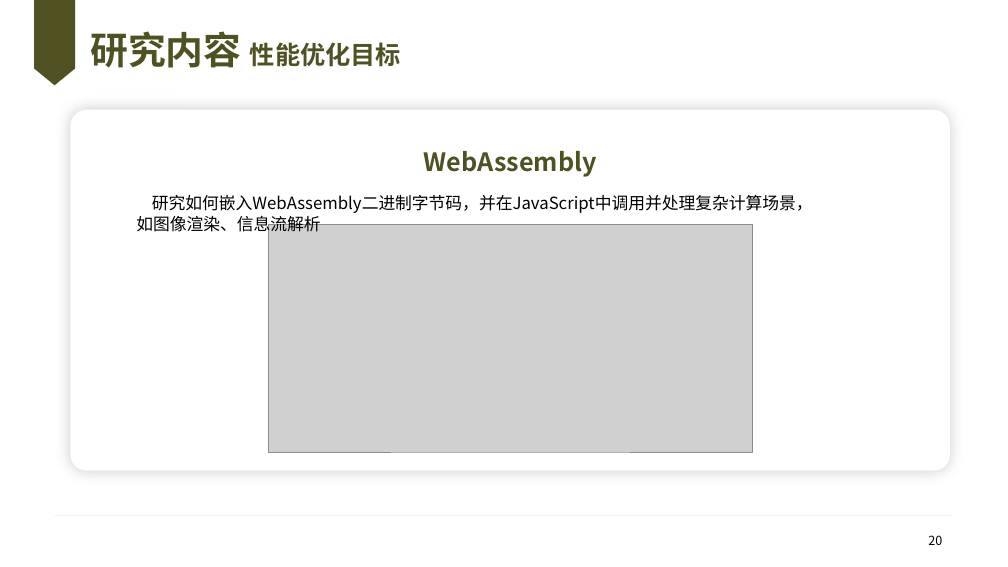
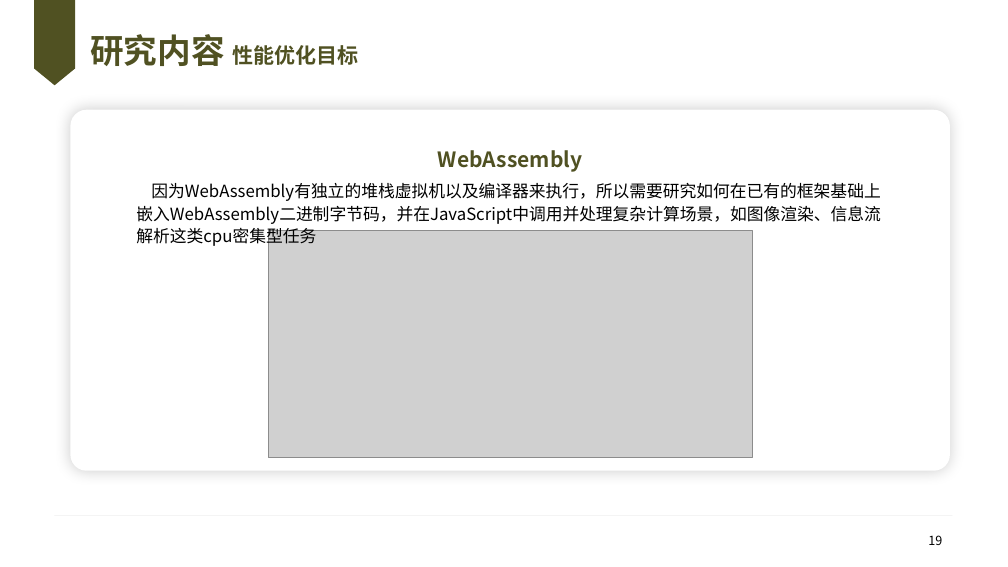
Before and after one commit to knoxnoe/GraduationProject, a slide deck: slide 19 of doc/paper/缑通旺-开题.pptx (slide 20 before the commit). Drawn at 1008x567 pixels with LibreOffice and Linux fonts; fonts in the diff are those of the drawing; grey boxes stand for pictures; background and template pictures are left out. Boxes give left, top, right and bottom in pixels: in the first picture for what was removed or moved away, otherwise in the second. Text is boxed around its words. In the diff, an @@ line names an element or a change of style, - is before the commit and + after.

```diff
--- a/doc/paper/缑通旺-开题.pptx
+++ b/doc/paper/缑通旺-开题.pptx
@@ title "研究内容 性能优化目标" at (90, 34, 358, 66): size 36 to 32 pt in "研究内容"; size 24 to 20 pt in "性能优化目标" @@
@@ text "WebAssembly" at (438, 150, 582, 172): size 24 to 20 pt @@
@@ text at (136, 183, 881, 247): text changed @@
-研究如何嵌入WebAssembly二进制字节码，并在JavaScript中调用并处理复杂计算场景，如图像渲染、信息流解析
+因为WebAssembly有独立的堆栈虚拟机以及编译器来执行，所以需要研究如何在已有的框架基础上嵌入WebAssembly二进制字节码，并在JavaScript中调用并处理复杂计算场景，如图像渲染、信息流解析这类cpu密集型任务
@@ picture: place and size @@
-picture at (268, 225, 752, 452)
+picture at (268, 230, 752, 457)
@@ page number at (928, 535, 942, 545): text changed @@
-20
+19
```
Also in this commit, not shown: 29 other slides changed, 1 slide added, 2 slides removed.
